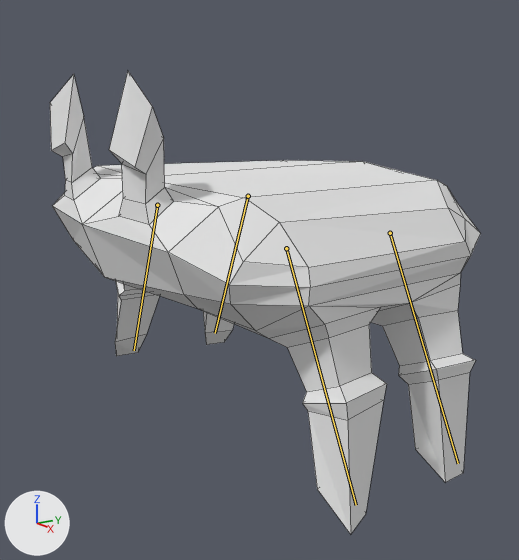
The Blender file blender/Crab.blend as it was, and as the next commit left it.
Rendered twice from a camera (50 mm lens) standing at (9.58, -7.74, 5.23) and looking at (0.16, -1.56, 2.32). Every picture has the same lights, and +X, +Y and +Z are marked at lower left. The bones that bend it are drawn over the model as lines. Mesh edges are drawn as thin lines.

Names of what the first picture shows: 'Crab'.
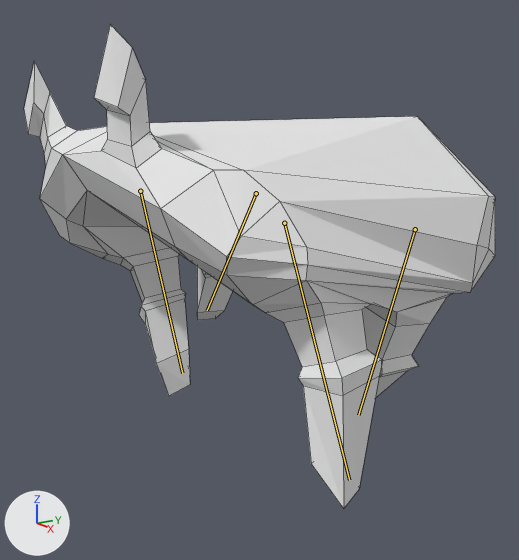
The newer file adds an action. The first version stands in its rest pose; the second is drawn at frame 9 of the action 'Walk'.

The edits, one by one:
Bone 'Bone' (bone_bone) moves from (0.0, 0.0, 0.0) to (-0.51, 0.11, 0.01).
Bone 'Bone' (bone_bone) turns from (0, 0, 0) to (0, 0, -45) degrees about its own x, y and z.
Bone 'Bone.001' (bone_bone_001) moves from (0.0, 0.0, 0.0) to (-0.23, -0.18, 0.01).
Bone 'Bone.001' (bone_bone_001) turns from (0, 0, 0) to (0, 0, -12) degrees about its own x, y and z.
Bone 'Bone.002' (bone_bone_002) moves from (0.0, 0.0, 0.0) to (0.69, 0.11, 0.01).
Bone 'Bone.002' (bone_bone_002) turns from (0, 0, 0) to (0, 0, 49) degrees about its own x, y and z.
Bone 'Bone.003' (bone_bone_003) moves from (0.0, 0.0, 0.0) to (-0.12, -0.32, 0.01).
Bone 'Bone.003' (bone_bone_003) turns from (0, 0, 0) to (0, 0, -2) degrees about its own x, y and z.

Pixel boxes (x1, y1, x2, y2) of what changed, in the pictures (519 x 560 px):
'Crab', posed (9% wider): before (50, 72, 481, 534); after (24, 25, 495, 508)
bone 'Bone', root to tip: before (390, 233) to (458, 463); after (415, 229) to (358, 415)
bone 'Bone.001', root to tip: before (248, 196) to (215, 333); after (256, 193) to (207, 310)
bone 'Bone.002', root to tip: before (157, 205) to (134, 350); after (140, 191) to (182, 373)
bone 'Bone.003', root to tip: before (286, 248) to (356, 505); after (284, 223) to (349, 480)
